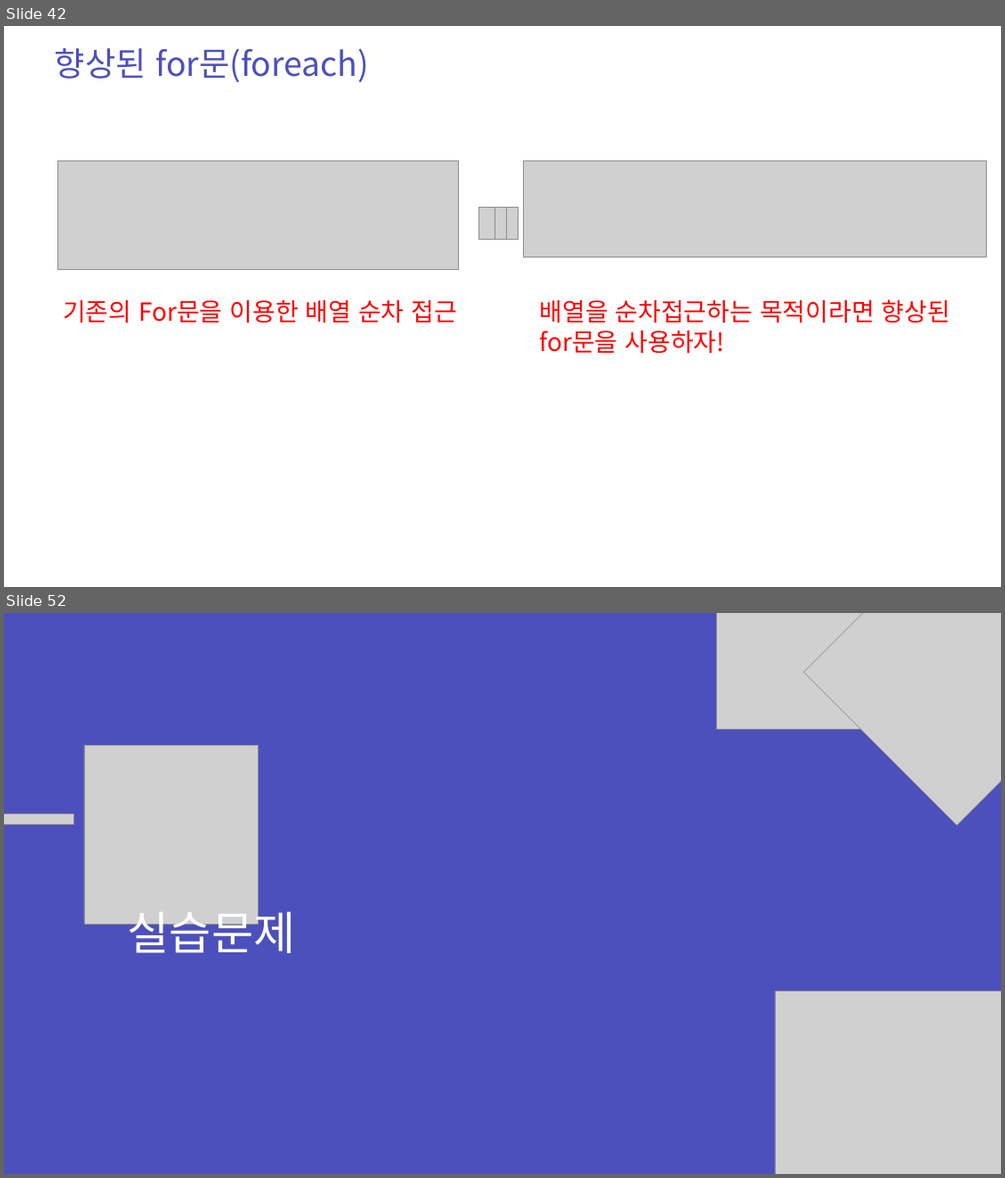
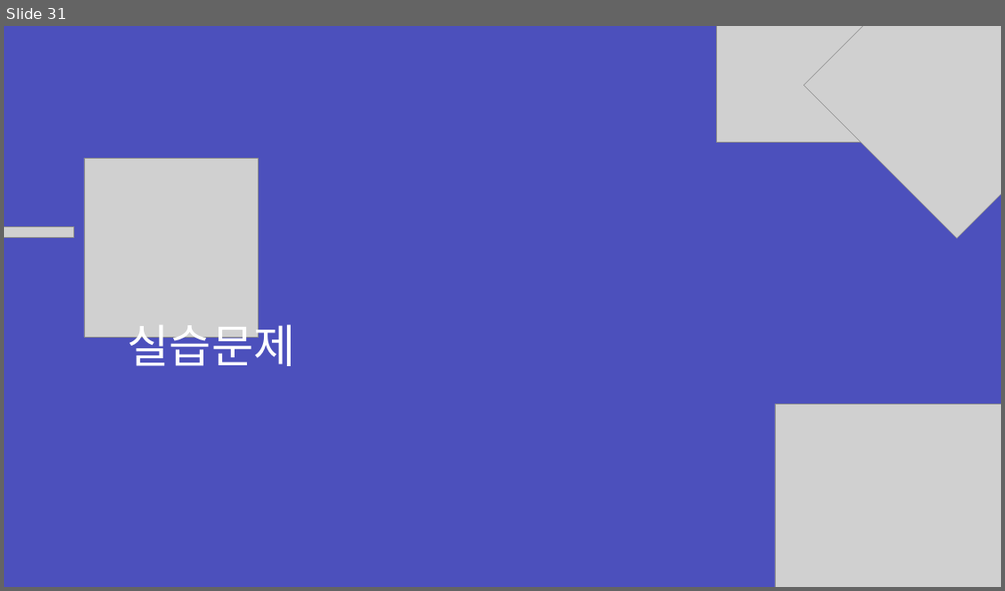
Before and after one commit to zest132/JavaLecture, a slide deck: JavaLecture/LectureFile/java 6강.pptx. Shown one above the other, each under a label of ours: slides 42 and 52 before the commit, slide 31 after it; the slides between them are not shown. The pictures are 1005x1178 and 1005x591 pixels, drawn with LibreOffice and Linux fonts; fonts in the diff are those of the drawing; grey boxes stand for pictures. Boxes give left, top, right and bottom in pixels: in the first picture for what was removed or moved away, otherwise in the second. Text is boxed around its words. In the diff, an @@ line names an element or a change of style, - is before the commit and + after.

```diff
--- a/JavaLecture/LectureFile/java 6강.pptx
+++ b/JavaLecture/LectureFile/java 6강.pptx
@@ slide 42 removed at box(4, 26, 1001, 587), background #FFFFFF @@
@@ text removed at box(55, 48, 369, 82) @@
-향상된 for문(foreach)
@@ picture removed at box(57, 161, 458, 269) @@
@@ picture removed at box(524, 161, 987, 257) @@
@@ picture removed at box(478, 207, 494, 239) @@
@@ picture removed at box(491, 207, 506, 239) @@
@@ picture removed at box(502, 207, 518, 239) @@
@@ text removed at box(63, 300, 457, 323) @@
-기존의 For문을 이용한 배열 순차 접근
@@ text removed at box(540, 299, 950, 354) @@
-배열을 순차접근하는 목적이라면 향상된 for문을 사용하자!
@@ what was slide 52 is now slide 31 @@
```
Also in this commit, not shown: 3 slides changed, 6 slides added, 26 other slides removed, 3 other files.
